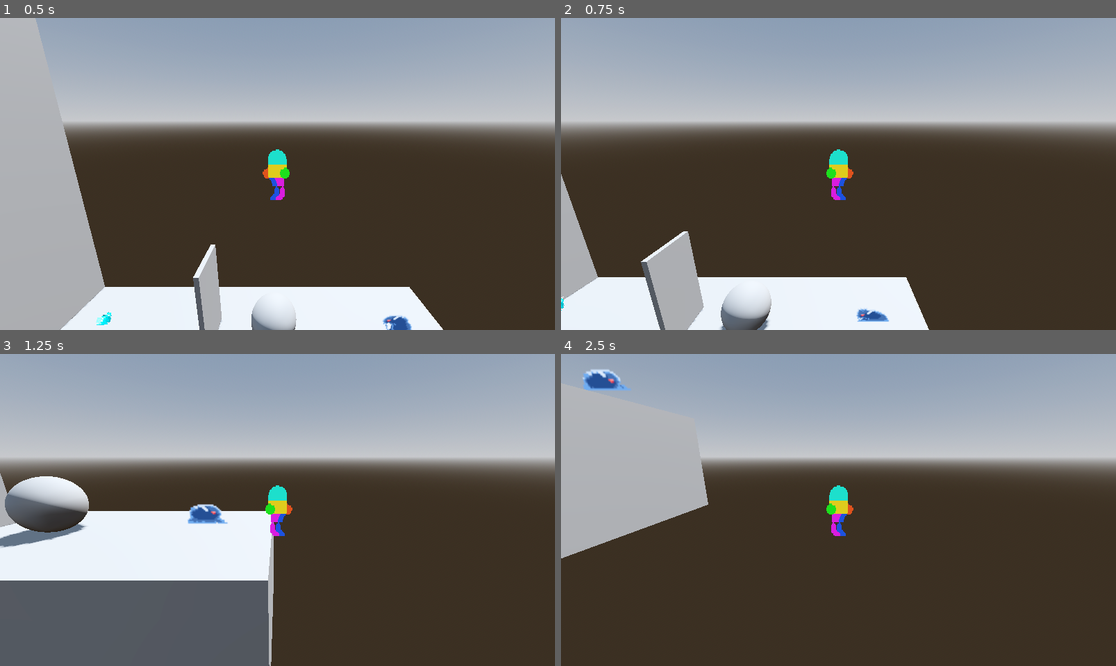
Above: before the commit, frames 1-4 (two rows, left to right).
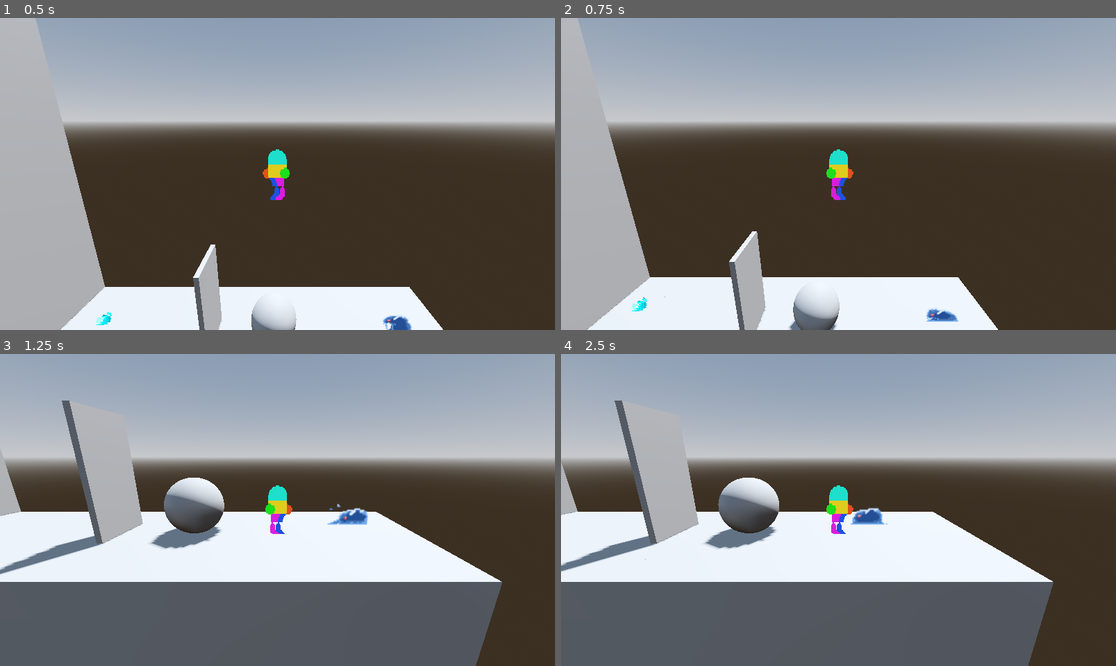
Above: after the commit, the same moments.

Repository: Fastestkyo/fragments-of-self
Game: Godot game, scene res://scenes/levels/spawn.tscn
Same seed, same stepped clock (60 frames per second), same inputs: the game is played once before the commit and once after it.
Inputs:
- Up to frame 1 (0.5 s): no input
- Up to frame 2 (0.75 s): tap Enter (ui_accept) at 0.5 s; hold Right (ui_right) from 0.53 s (still down); tap E (dash) at 0.6 s
- Up to frame 3 (1.25 s): keep holding Right (ui_right); tap Enter (ui_accept) at 0.77 s
- Up to frame 4 (2.5 s): release Right (ui_right) at 1.28 s; hold Down (ui_down) 1.28-2.03 s; tap E (dash) at 1.35, 2.3 s; tap Enter (ui_accept) at 1.52 s; hold Right (ui_right) from 2.03 s (still down); tap Y (glide) at 2.1 s

Frame 1 is identical in both runs. In frame 2, 14% of the frame differs, in the area x 0-79%, y 0-100%; in frame 3, 26%; in frame 4, 44%, in the area x 0-89%, y 4-100%.

Commit message:
Update player.gd

Diff:
--- a/scenes/sprites/player/player.gd
+++ b/scenes/sprites/player/player.gd
@@ -145,16 +145,30 @@
 	if GameManager.noshard == 0:
 		SPEED = 2
 		JUMP_VELOCITY = 1.5
+		candash= false
 	elif GameManager.noshard == 1 and GameManager.memshard == 1:
 		SPEED = 3
+		candash= false
 		JUMP_VELOCITY = 3.5
 	elif GameManager.noshard == 2 and GameManager.memshard == 2:
 		SPEED = 5
 		JUMP_VELOCITY = 4.7
+		candash= false
 	elif GameManager.noshard == 3 and GameManager.memshard == 3:
 		SPEED = 5
 		JUMP_VELOCITY = 4.7
+		candash= true
 		dashsped = 4
+	elif GameManager.noshard == 4 and GameManager.memshard == 4:
+		SPEED = 5
+		JUMP_VELOCITY = 4.7
+		candash= true
+		dashsped = 7
+	elif GameManager.noshard == 3 and GameManager.memshard == 3:
+		SPEED = 5
+		JUMP_VELOCITY = 4.7
+		candash= true
+		dashsped = 10
 	elif GameManager.noshard > GameManager.memshard:
 		SPEED = 5
 		JUMP_VELOCITY = 6
